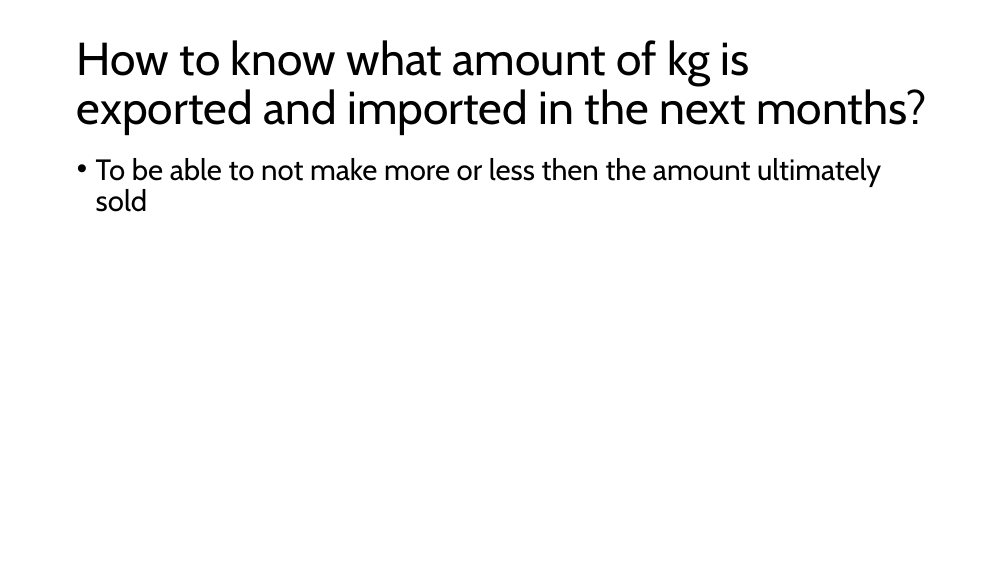
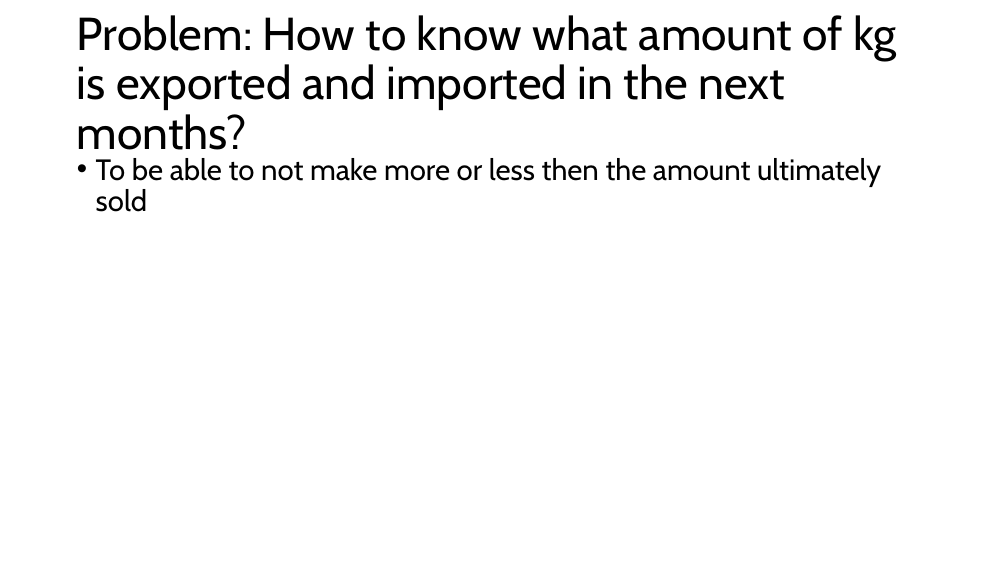
Before and after one commit to andreasranzmaier/TIS3-Fitzgerald, a slide deck: slide 3 of PitchDeck.pptx. Drawn at 1008x567 pixels with LibreOffice and Linux fonts; fonts in the diff are those of the drawing. Boxes give left, top, right and bottom in pixels: in the first picture for what was removed or moved away, otherwise in the second. Text is boxed around its words. In the diff, an @@ line names an element or a change of style, - is before the commit and + after.

```diff
--- a/PitchDeck.pptx
+++ b/PitchDeck.pptx
@@ title at (77,15,896,160): text changed @@
-How to know what amount of kg is exported and imported in the next months?
+Problem: How to know what amount of kg is exported and imported in the next months?
```
Also in this commit, not shown: 1 slide added, 1 slide removed, 3 other files.
